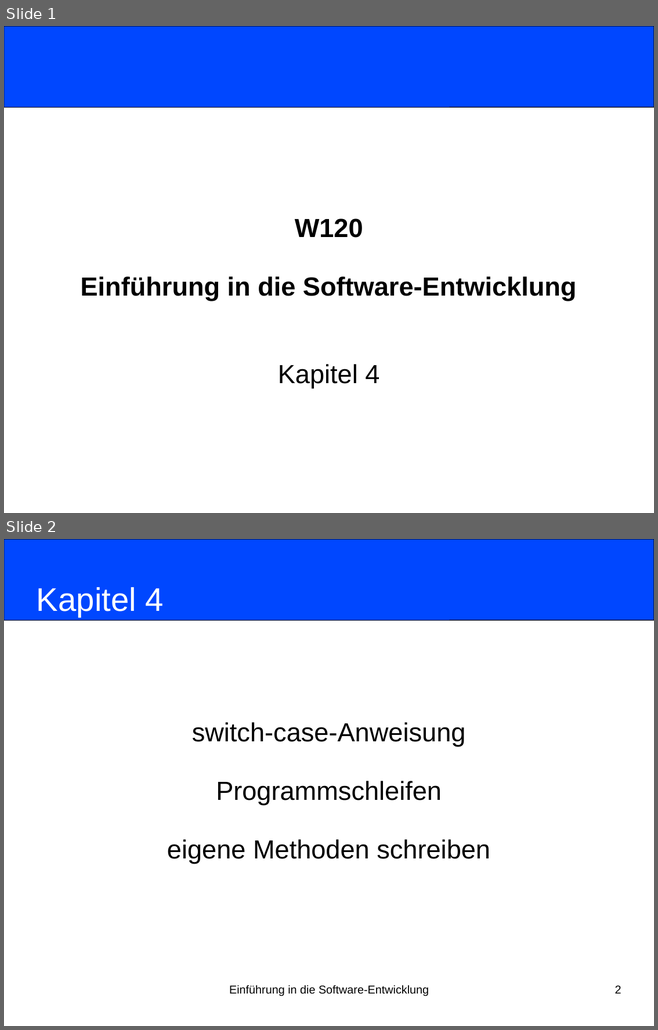
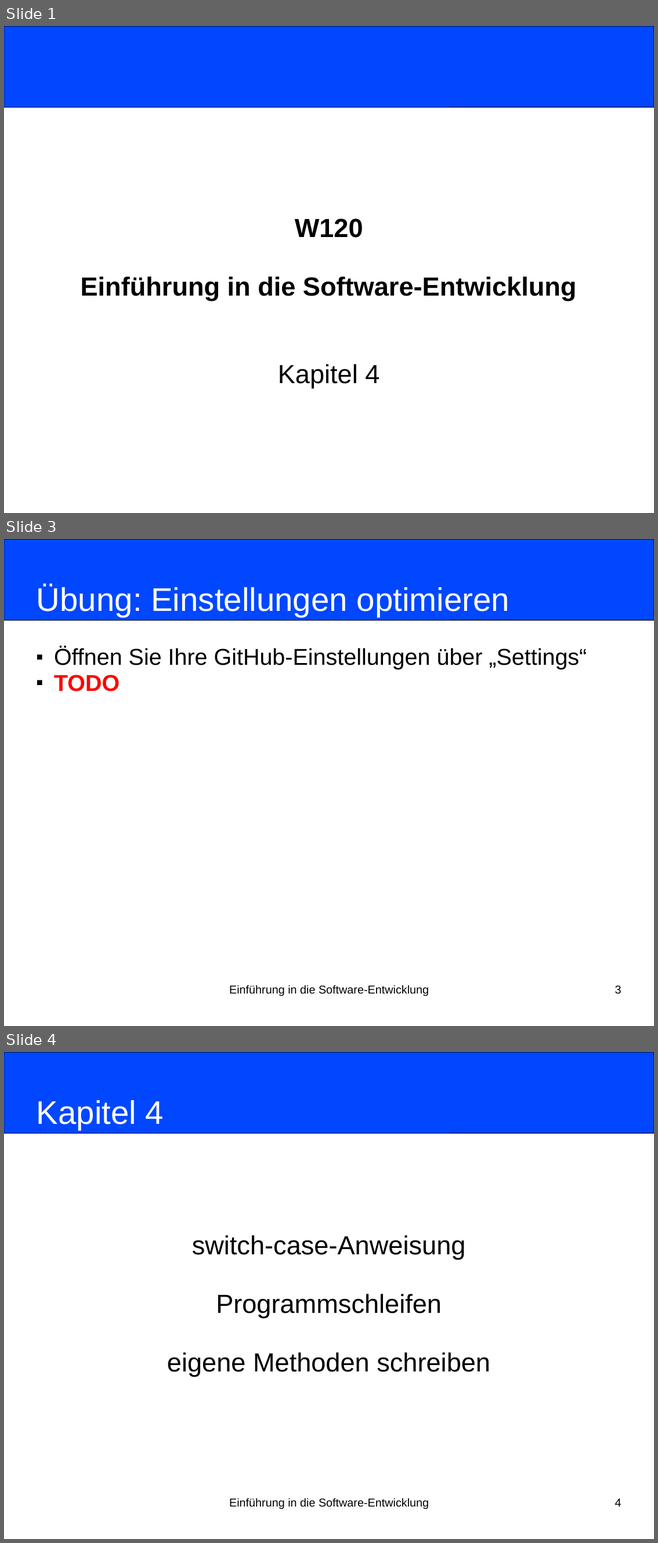
Before and after one commit to nordakademie-einfuehrung-java/vorlesungsskript, a slide deck: folien/Semester_03_Termin_04_Kapitel04.pptx. Shown one above the other, each under a label of ours: slides 1 and 2 before the commit, slides 1, 3 and 4 after it; the slides between them are not shown. The pictures are 658x1030 and 658x1543 pixels, drawn with LibreOffice and Linux fonts; fonts in the diff are those of the drawing. Boxes give left, top, right and bottom in pixels: in the first picture for what was removed or moved away, otherwise in the second. Text is boxed around its words. In the diff, an @@ line names an element or a change of style, - is before the commit and + after.

```diff
--- a/folien/Semester_03_Termin_04_Kapitel04.pptx
+++ b/folien/Semester_03_Termin_04_Kapitel04.pptx
@@ slide 3 added at (x1=4, y1=539, x2=654, y2=1026), background #FFFFFF @@
@@ rounded rectangle added at (x1=4, y1=539, x2=654, y2=620), fill #0047FF, outline #000000 0.75 pt @@
@@ title added at (x1=36, y1=585, x2=509, y2=617), 40 pt, text #FFFFFF @@
+Übung: Einstellungen optimieren
@@ subtitle added at (x1=54, y1=647, x2=586, y2=692), 28 pt, text #000000 @@
+■ Öffnen Sie Ihre GitHub-Einstellungen über „Settings“
+■ TODO
@@ text added at (x1=229, y1=985, x2=429, y2=996), 14 pt, text #000000 @@
+Einführung in die Software-Entwicklung
@@ page number added at (x1=615, y1=986, x2=621, y2=994), 14 pt, text #000000 @@
+3
@@ what was slide 2 is now slide 4 @@
@@ page number at (x1=615, y1=1499, x2=621, y2=1507): text changed @@
-2
+4
```
Also in this commit, not shown: 1 other slide added.
